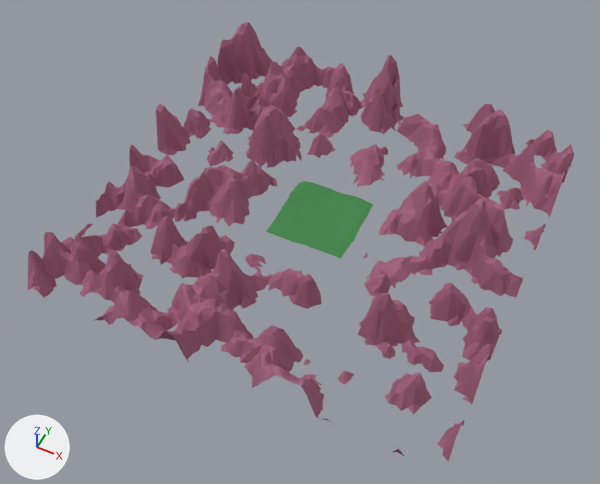
An edit to the Blender file forest.blend, drawn before and after from the same camera.
The view is the same before and after, from a 50 mm lens placed at (294.0, -646.0, 750.0), pointed at (-5.0, -47.0, 1.0). The axes (+X, +Y, +Z) are drawn at lower left. The lights are the same throughout.

Names of what the first picture shows: 'Mountains', 'Plane'.
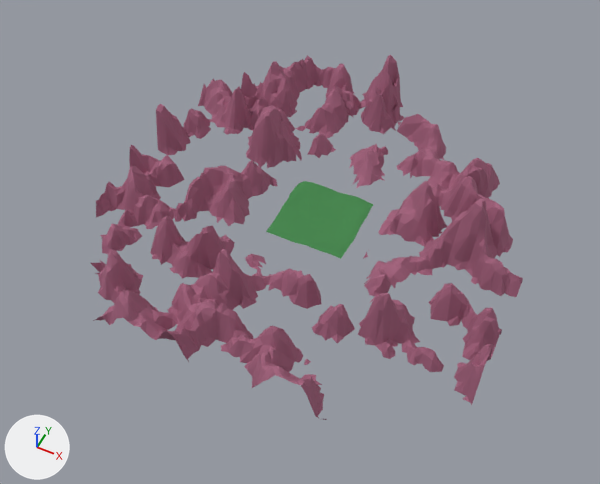
Location of each change, [x1, y1, x2, y2] in pixels of the pictures (600 x 484 px):
'Mountains', reshaped (21% narrower, 17% shorter): before [27, 22, 574, 462]; after [91, 55, 523, 420]
part 1 of me_plane_006, rebuilt (63% wider, 7% shorter): before [438, 420, 464, 462]; after [312, 304, 355, 343]
part 2 of me_plane_006, deleted (brown): before [207, 141, 233, 167]
part 3 of me_plane_006, deleted: before [524, 223, 546, 250]
part 4 of me_plane_006, deleted: before [338, 371, 354, 385]
part 5 of me_plane_006, cut back: before [27, 22, 574, 423]; after [414, 143, 446, 365]

Edits to the bpy script that builds the scene:
```text
Change me_plane_006:
    used by ob_mountains; location = (0.0, 0.0, -4.0); scale = (253.0, 253.0, 1.76)
    remove me_plane_006.from_pydata(...)  # 3544 vertices, 5540 faces; spans x -1.0..1.0, y -1.0..1.0, z -3.3..50.0
    add me_plane_006.from_pydata(...)  # 2931 vertices, 4634 faces; spans x -1.0..1.0, y -1.0..1.0, z -3.3..50.0
    me_plane_006 part 1: the loose piece of 18 vertices spanning x 0.9..1.0, y -0.9..-0.8, z 0.0..22.0 is rebuilt with 41 vertices and now spans x 0.2..0.4, y -0.6..-0.5, z -0.3..20.6
    me_plane_006 part 2: the loose piece of 37 vertices spanning x -0.8..-0.6, y 0.1..0.3, z 0.0..11.0 is deleted
    me_plane_006 part 3: the loose piece of 20 vertices spanning x 0.9..1.0, y 0.3..0.4, z 0.0..14.9 is deleted
    me_plane_006 part 4: the loose piece of 10 vertices spanning x 0.5, y -0.8..-0.7, z 0.0..5.1 is deleted
    me_plane_006 part 5: 4 vertices moved within x 0.4..0.7, y -0.6..0.8, z 0.0; 564 vertices removed from x -1.0..1.0, y -1.0..1.0, z 0.0..45.6
```
